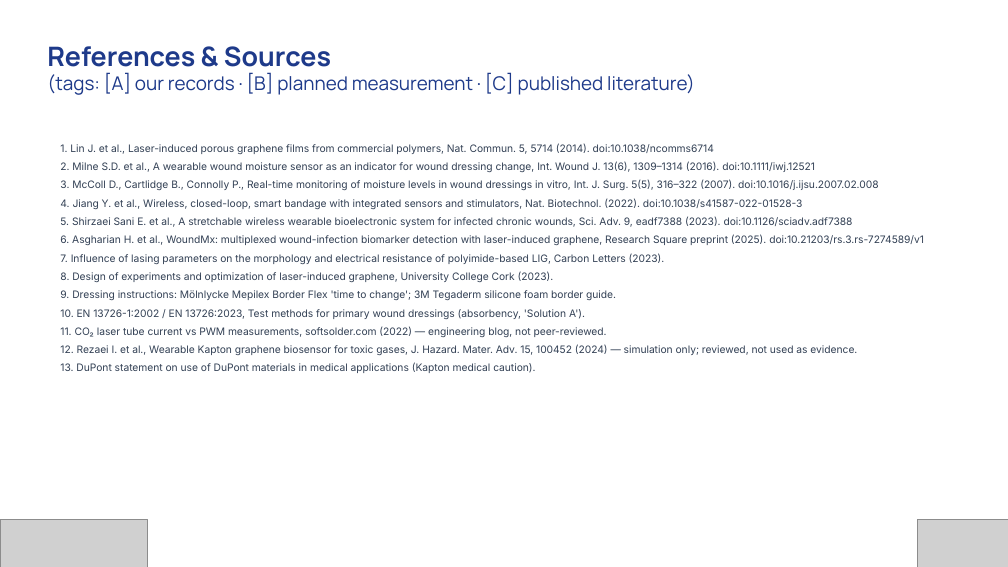
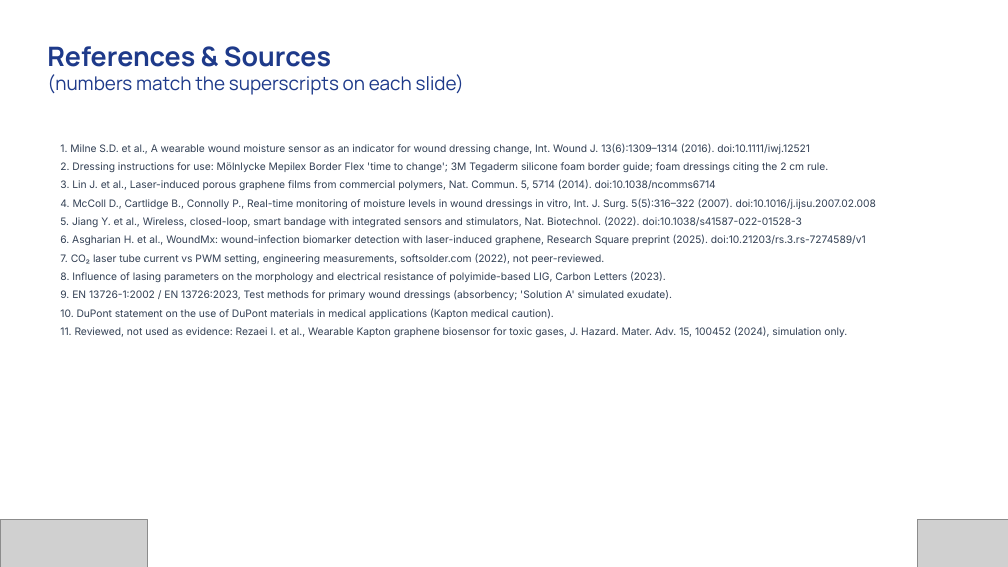
Before and after one commit to soham0777/dermasense-vishwakarma-2026, a slide deck: slide 10 of 08_submission/VK26-IITI-HT-0050_Stage2_Dermasense.pptx (slide 19 before the commit). Drawn at 1008x567 pixels with LibreOffice and Linux fonts; fonts in the diff are those of the drawing; grey boxes stand for pictures. Boxes give left, top, right and bottom in pixels: in the first picture for what was removed or moved away, otherwise in the second. Text is boxed around its words. In the diff, an @@ line names an element or a change of style, - is before the commit and + after.

```diff
--- a/08_submission/VK26-IITI-HT-0050_Stage2_Dermasense.pptx
+++ b/08_submission/VK26-IITI-HT-0050_Stage2_Dermasense.pptx
@@ text at (47,74,464,95): text changed @@
-(tags: [A] our records · [B] planned measurement · [C] published literature)
+(numbers match the superscripts on each slide)
@@ text at (60,143,876,337): text changed @@
-1. Lin J. et al., Laser-induced porous graphene films from commercial polymers, Nat. Commun. 5, 5714 (2014). doi:10.1038/ncomms6714
-2. Milne S.D. et al., A wearable wound moisture sensor as an indicator for wound dressing change, Int. Wound J. 13(6), 1309–1314 (2016). doi:10.1111/iwj.12521
-3. McColl D., Cartlidge B., Connolly P., Real-time monitoring of moisture levels in wound dressings in vitro, Int. J. Surg. 5(5), 316–322 (2007). doi:10.1016/j.ijsu.2007.02.008
-4. Jiang Y. et al., Wireless, closed-loop, smart bandage with integrated sensors and stimulators, Nat. Biotechnol. (2022). doi:10.1038/s41587-022-01528-3
-5. Shirzaei Sani E. et al., A stretchable wireless wearable bioelectronic system for infected chronic wounds, Sci. Adv. 9, eadf7388 (2023). doi:10.1126/sciadv.adf7388
-6. Asgharian H. et al., WoundMx: multiplexed wound-infection biomarker detection with laser-induced graphene, Research Square preprint (2025). doi:10.21203/rs.3.rs-7274589/v1
-7. Influence of lasing parameters on the morphology and electrical resistance of polyimide-based LIG, Carbon Letters (2023).
-8. Design of experiments and optimization of laser-induced graphene, University College Cork (2023).
-9. Dressing instructions: Mölnlycke Mepilex Border Flex 'time to change'; 3M Tegaderm silicone foam border guide.
-10. EN 13726-1:2002 / EN 13726:2023, Test methods for primary wound dressings (absorbency, 'Solution A').
-11. CO₂ laser tube current vs PWM measurements, softsolder.com (2022) — engineering blog, not peer-reviewed.
-12. Rezaei I. et al., Wearable Kapton graphene biosensor for toxic gases, J. Hazard. Mater. Adv. 15, 100452 (2024) — simulation only; reviewed, not used as evidence.
-13. DuPont statement on use of DuPont materials in medical applications (Kapton medical caution).
+1. Milne S.D. et al., A wearable wound moisture sensor as an indicator for wound dressing change, Int. Wound J. 13(6):1309–1314 (2016). doi:10.1111/iwj.12521
+2. Dressing instructions for use: Mölnlycke Mepilex Border Flex 'time to change'; 3M Tegaderm silicone foam border guide; foam dressings citing the 2 cm rule.
+3. Lin J. et al., Laser-induced porous graphene films from commercial polymers, Nat. Commun. 5, 5714 (2014). doi:10.1038/ncomms6714
+4. McColl D., Cartlidge B., Connolly P., Real-time monitoring of moisture levels in wound dressings in vitro, Int. J. Surg. 5(5):316–322 (2007). doi:10.1016/j.ijsu.2007.02.008
+5. Jiang Y. et al., Wireless, closed-loop, smart bandage with integrated sensors and stimulators, Nat. Biotechnol. (2022). doi:10.1038/s41587-022-01528-3
+6. Asgharian H. et al., WoundMx: wound-infection biomarker detection with laser-induced graphene, Research Square preprint (2025). doi:10.21203/rs.3.rs-7274589/v1
+7. CO₂ laser tube current vs PWM setting, engineering measurements, softsolder.com (2022), not peer-reviewed.
+8. Influence of lasing parameters on the morphology and electrical resistance of polyimide-based LIG, Carbon Letters (2023).
+9. EN 13726-1:2002 / EN 13726:2023, Test methods for primary wound dressings (absorbency; 'Solution A' simulated exudate).
+10. DuPont statement on the use of DuPont materials in medical applications (Kapton medical caution).
+11. Reviewed, not used as evidence: Rezaei I. et al., Wearable Kapton graphene biosensor for toxic gases, J. Hazard. Mater. Adv. 15, 100452 (2024), simulation only.
```
Also in this commit, not shown: 9 other slides changed, 1 slide added, 10 slides removed, 17 other files.
